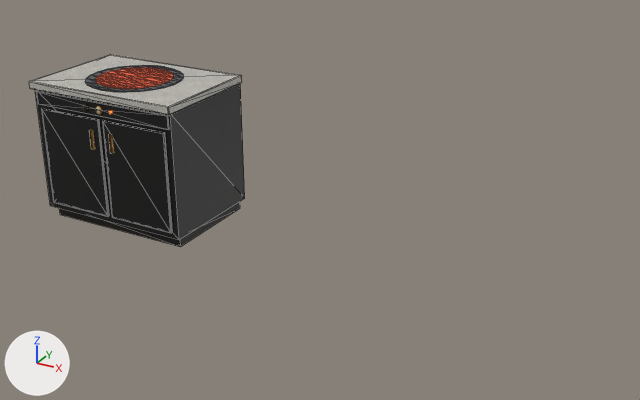
The glTF model public/models/warmer.glb as it was, and as the next commit left it.
The view is the same before and after, from a 50 mm camera at (4.8, -5.55, 3.27) aimed at (1.72, 0.04, 0.48). Arrows for +X, +Y and +Z are at lower left; the lights stay in place. The older version comes first. Mesh edges are drawn as thin lines on the coarser meshes. Where no turn or scale is listed for an object, it has been applied to the vertices. Vertices at exactly the same position are counted once.

The first picture shows 'WarmerBody', 'WarmerWells' and 1 more.
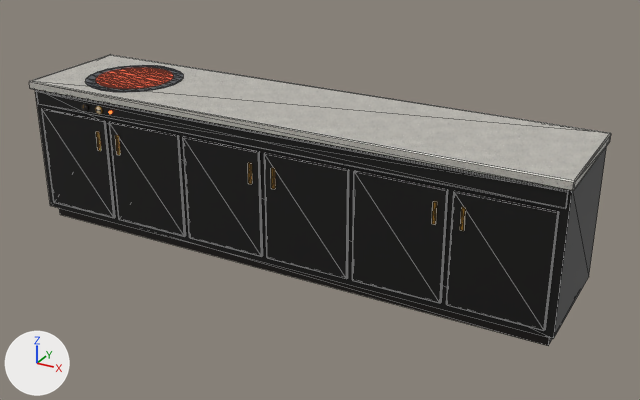
What the commit changed:
me_cube_001 is used by ob_warmerbody; location (0.0, 0.04, 0.05).
me_cube_001 had 112 vertices, 192 faces and spanned x -0.72..0.72, y -0.54..0.46, z -0.05..1.186.
me_cube_001 now has 240 vertices, 416 faces and spans x -2.241..2.241, y -0.54..0.46, z -0.05..1.186.
me_cube_001 part 1: a new loose piece, a box spanning x -2.181..2.181, y -0.44..0.44, z -0.05..0.05, in mat_warmerkick (black #1a120c).
me_cube_001 part 2: a new loose piece, a box spanning x -2.221..2.221, y -0.5..0.46, z 0.05..1.116, in mat_warmersugi (picture img_warmer_sugi).
me_cube_001 part 3: the loose piece of 24 vertices spanning x -0.64..-0.02, y -0.518..-0.5, z 0.1..0.956 is copied, and the copy is scaled about its middle by (1.11, 1, 1), then moved by (-1.487, 0.0, 0.0); it spans x -2.161..-1.474, y -0.518..-0.5, z 0.1..0.956.
me_cube_001 part 4: the loose piece of 24 vertices spanning x -0.64..-0.02, y -0.518..-0.5, z 0.1..0.956 is copied, and the copy is scaled about its middle by (1.11, 1, 1), then moved by (-0.76, 0.0, 0.0); it spans x -1.434..-0.747, y -0.518..-0.5, z 0.1..0.956.
me_cube_001 part 5: the loose piece of 24 vertices spanning x 0.02..0.64, y -0.518..-0.5, z 0.1..0.956 is copied, and the copy is scaled about its middle by (1.11, 1, 1), then moved by (0.76, 0.0, 0.0); it spans x 0.747..1.434, y -0.518..-0.5, z 0.1..0.956.
me_cube_001 part 6: the loose piece of 24 vertices spanning x 0.02..0.64, y -0.518..-0.5, z 0.1..0.956 is copied, and the copy is scaled about its middle by (1.11, 1, 1), then moved by (1.487, 0.0, 0.0); it spans x 1.474..2.161, y -0.518..-0.5, z 0.1..0.956.
me_cube_001 part 7: a new loose piece, a box spanning x -2.201..2.201, y -0.512..-0.5, z 0.986..1.096, in mat_warmersugi (picture img_warmer_sugi).
me_cube_001 part 8: a new loose piece, a box spanning x -1.566..-1.542, y -0.532..-0.518, z 0.696..0.856, in mat_warmerbrass (orange #b98a3a).
me_cube_001 part 9: a new loose piece, a box spanning x -1.366..-1.342, y -0.532..-0.518, z 0.696..0.856, in mat_warmerbrass (orange #b98a3a).
me_cube_001 part 10: a new loose piece, a box spanning x 1.342..1.366, y -0.532..-0.518, z 0.696..0.856, in mat_warmerbrass (orange #b98a3a).
me_cube_001 part 11: a new loose piece, a box spanning x 1.542..1.566, y -0.532..-0.518, z 0.696..0.856, in mat_warmerbrass (orange #b98a3a).
me_cube_001 part 12: the loose piece of 24 vertices spanning x -0.72..0.72, y -0.54..0.46, z 1.116..1.186 is rebuilt with 24 vertices and now spans x -2.241..2.241, y -0.54..0.46, z 1.116..1.186.
me_cube_001 part 13: the loose piece of 8 vertices spanning x -0.7..0.7, y -0.5..0.46, z 0.05..1.116 is deleted.
me_cube_001 part 14: 12 vertices moved from x -0.64..-0.634, y -0.518..-0.5, z 0.1..0.956 to x -0.707..-0.701, y -0.518..-0.5, z 0.1..0.956.
me_cube_001 part 15: 12 vertices moved from x 0.634..0.64, y -0.518..-0.5, z 0.1..0.956 to x 0.701..0.707, y -0.518..-0.5, z 0.1..0.956.
me_cube_001 part 16: 96 kept faces spanning x -0.707..0.707, y -0.532..-0.5, z 0.1..0.956 get new texture (UV) coordinates.
Other edits to the shape of me_cube_001 do not show in these pictures.
Object 'WarmerBody' (ob_warmerbody) moves from (0.0, 0.04, 0.05) to (1.521, 0.04, 0.05).

Pixel boxes (x1, y1, x2, y2) of what changed, in the pictures (640 x 400 px; the box of a moved part takes in the faces that stretch with it):
'WarmerBody', reshaped, moved (169% wider, 51% taller): before (29, 54, 245, 247); after (29, 54, 611, 346)
part 1 of me_cube_001, added (mostly hidden): after (59, 208, 552, 346)
part 2 of me_cube_001, added: after (35, 90, 607, 339)
part 3 of me_cube_001, added: after (42, 108, 115, 218)
part 4 of me_cube_001, added: after (109, 122, 186, 237)
part 5 of me_cube_001, added: after (352, 171, 448, 303)
part 6 of me_cube_001, added: after (446, 191, 559, 330)
part 7 of me_cube_001, added: after (36, 91, 568, 209)
part 8 of me_cube_001, added: after (96, 131, 101, 151)
part 9 of me_cube_001, added: after (115, 135, 120, 155)
part 10 of me_cube_001, added: after (432, 201, 437, 225)
part 11 of me_cube_001, added: after (460, 207, 466, 231)
part 12 of me_cube_001, rebuilt (172% wider, 123% taller): before (29, 54, 242, 115); after (29, 54, 611, 191)
part 13 of me_cube_001, deleted: before (35, 84, 245, 240)
part 14 of me_cube_001, moved or reshaped: before (42, 108, 108, 216); after (183, 136, 262, 257)
part 15 of me_cube_001, moved or reshaped: before (103, 120, 172, 233); after (264, 153, 349, 279)
part 16 of me_cube_001, surface changed: before (87, 119, 165, 201); after (183, 136, 349, 279)
